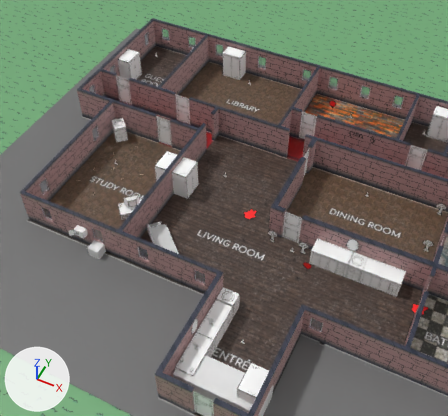
One commit to the Blender file blender/roomMVP.blend: the scene before it, then after it.
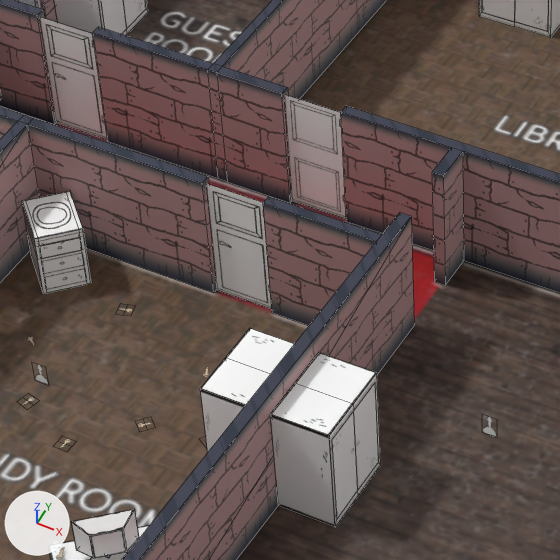
There are two pictures of each version: one from a camera (50 mm lens) standing at (5.81, -19.69, 24.13) and looking at (-4.61, 1.17, -1.93), one close up on the part from 24% to 54% of the width and 17% to 50% of the height. The axes (+X, +Y, +Z) are drawn at lower left. The lights are the same throughout. The close-ups show mesh edges as thin lines.

The first close-up shows 'DL_ClosetDoor.006', 'DR_ClosetDoor.006', 'D_DoorNoHandle.002', 'D_DoorStudy', 'D_DoorWithHandle', 'S_Closet', 'S_Closet.002', 'S_Closet.006', 'S_Drawer.003', 'S_RefFloor', 'S_TV', 'S_Walls'.
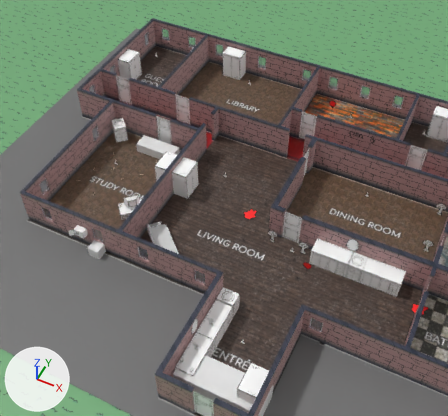
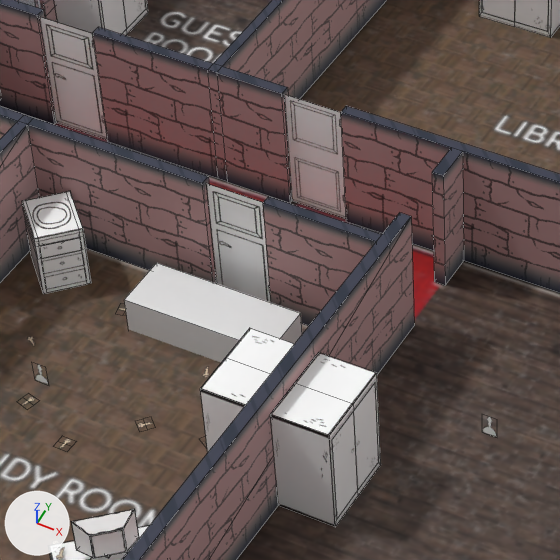
Commit message: trigger study entrance

Boxes [x1, y1, x2, y2] around the edits, measured in the close-ups (560 x 560 px):
'TC_TriggerStudyEntrance', added: after [124, 263, 302, 362]

The edits, one by one:
Mesh me_tc_triggerstudyentrance is new.
It is a box spanning x -1.14..1.14, y -0.42..0.42, z -0.04..0.55.
Object 'TC_TriggerStudyEntrance' (ob_tc_triggerstudyentrance) is new; it shows me_tc_triggerstudyentrance.
Its location is (-9.02, 1.7, 0.0).
